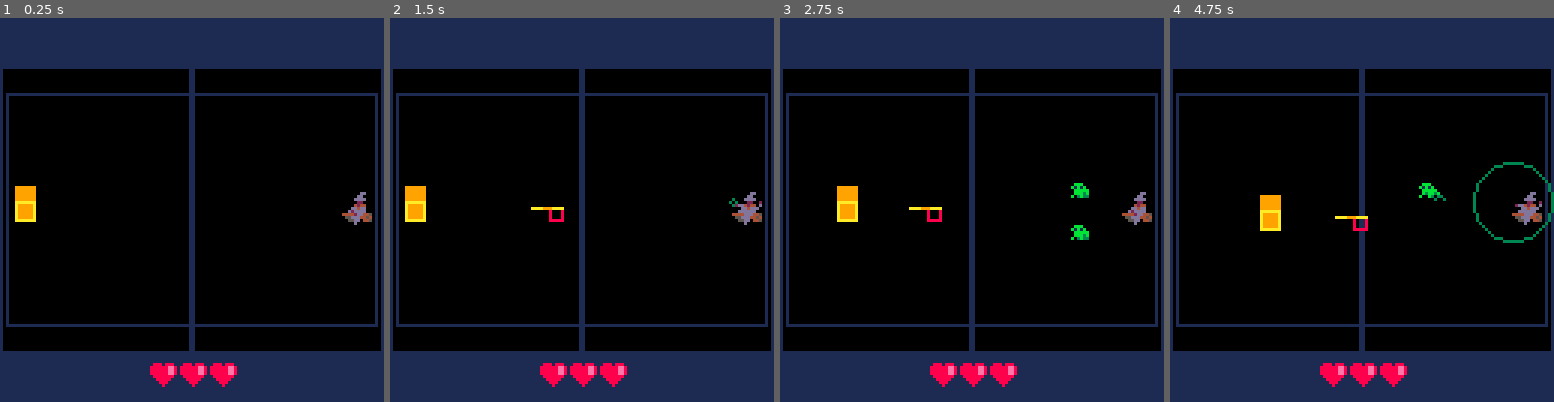
Above: before the commit, frames 1-4 (left to right).
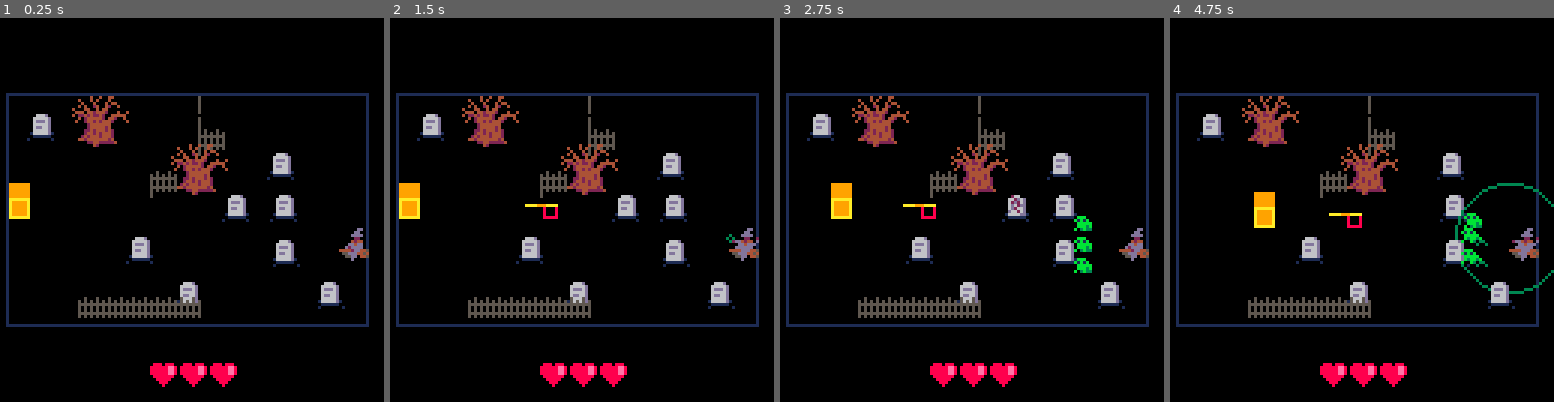
Above: after the commit, the same moments.

Repository: aylanonsense/pico-ludum-dare-40
Game: PICO-8 cartridge cart.p8
Same seed, same stepped clock (60 frames per second), same inputs: the game is played once before the commit and once after it.
Inputs:
- Up to frame 1 (0.25 s): no input
- Up to frame 2 (1.5 s): tap X (X key) at 0.33, 1.07 s; tap O (Z key) at 0.7 s
- Up to frame 3 (2.75 s): hold Right 1.6-2.1 s; tap O (Z key) at 1.7, 2.1, 2.5 s; tap X (X key) at 1.85 s; hold Up 2.15-2.42 s; hold Right from 2.47 s (still down)
- Up to frame 4 (4.75 s): tap O (Z key) every 0.4 s from 2.9 to 4.5 s; tap X (X key) at 2.97, 4.08 s; release Right at 3.03 s; hold Left 3.08-3.58 s; hold Down 3.63-3.97 s; hold Right 4.02-4.68 s; hold Up from 4.73 s (still down)

The runs differ from the first frame. In frame 1, 35% of the frame differs, in the area x 0-100%, y 0-100%; in frame 2, 36%; in frame 3, 36%; in frame 4, 37%.

Commit message:
Some shoddy level generation

Diff:
--- a/cart.p8
+++ b/cart.p8
@@ -287,12 +287,13 @@
 		end
 	},
 	tree={
-		width=11,
-		height=10,
+		width=10,
+		height=9,
 		obstacle_channel=4, -- tree
 		draw=function(self)
-			rectfill(self.x+0.5,self.y-7.5,self.x+10.5,self.y+9.5,4)
-			self:draw_outline(9)
+			-- rectfill(self.x+0.5,self.y-7.5,self.x+10.5,self.y+9.5,4)
+			-- self:draw_outline(9)
+			sspr2(0,18,19,17,self.x-4,self.y-7)
 		end
 	},
 	horizontal_fence={
@@ -346,9 +347,9 @@
 	-- clear the screen
 	cls(0)
 	-- draw guidelines
-	rect(0,0,127,127,1) -- bounding box
-	rect(2,25,125,102,1) -- bounding box
-	rect(63,0,64,127,1)
+	-- rect(0,0,127,127,1)
+	-- rect(2,25,125,102,1)
+	-- rect(63,0,64,127,1)
 	-- draw scene
 	scene[3]()
 end
@@ -378,14 +379,13 @@
 	entities={}
 	new_entities={}
 	-- create initial entities
-	player=spawn_entity("player",5,61)
+	generate_level()
 	-- spawn_entity("tombstone",70,60)
 	-- spawn_entity("tree",60,80)
 	-- spawn_entity("frog",80,80)
 	-- spawn_entity("frog",90,80)
 	-- spawn_entity("frog",90,90)
 	-- spawn_entity("frog",80,90)
-	spawn_entity("witch",114,61)
 	-- spawn_entity("horizontal_fence",30,40+28)
 	-- spawn_entity("horizontal_fence",38,40+28)
 	-- spawn_entity("horizontal_fence",46,40+28)
@@ -397,6 +397,76 @@
 	-- spawn_entity("horizontal_fence",46,40)
 	-- add new entities to the game immediately
 	add_new_entities()
+end
+
+function generate_level()
+	local tiles={}
+	local c,r
+	for c=1,16 do
+		tiles[c]={}
+	end
+	-- spawn the player
+	local player_col=1
+	local player_row=6
+	player=spawn_entity("player",8*player_col-7,7*player_row-7)
+	tiles[player_col][player_row]=player
+	-- spawn the witch
+	local witch_col=rnd_int(14,15)
+	local witch_row=rnd_int(4,8)
+	local witch=spawn_entity("witch",8*witch_col-9,7*witch_row-8)
+	tiles[witch_col][witch_row]=witch
+	tiles[witch_col-1][witch_row]=witch
+	tiles[witch_col-2][witch_row]=witch
+	tiles[witch_col-1][witch_row-1]=witch
+	tiles[witch_col-1][witch_row+1]=witch
+	-- spawn some trees
+	local num_trees=rnd_int(0,2)
+	local i
+	for i=1,num_trees do
+		local col=rnd_int(2,14)
+		local row=rnd_int(2,10)
+		local tree=spawn_entity("tree",8*col-rnd_int(4,6),7*row-rnd_int(4,6))
+		tiles[col][row]=tree
+		tiles[col+1][row]=tree
+		tiles[col][row+1]=tree
+		tiles[col+1][row+1]=tree
+	end
+	-- spawn some fences
+	local num_fences=rnd_int(1,3)
+	for i=1,num_fences do
+		generate_fence(tiles)
+	end
+	-- make a tombstone
+	local num_tombstones=rnd_int(0,20)
+	for i=1,num_tombstones do
+		local col=2*rnd_int(1,7)
+		local row=2*rnd_int(1,5)
+		if not tiles[col][row] then
+			tiles[col][row]=spawn_entity("tombstone",8*col-rnd_int(6,7),7*row-rnd_int(6,7))
+		end
+	end
+end
+
+function generate_fence(tiles)
+	local fence_col=rnd_int(3,12)
+	local fence_row=rnd_int(5,11)
+	local vx=ternary(rnd()<0.5,1,-1)
+	local horizontality=rnd()
+	local i=0
+	while fence_col==mid(1,fence_col,16) and fence_row==mid(2,fence_row,11) and (i<4 or rnd()<0.9) do
+		i+=1
+		if rnd()<horizontality then
+			fence_col+=vx
+			if tiles[fence_col] and not tiles[fence_col][fence_row] then
+				tiles[fence_col][fence_row]=spawn_entity("horizontal_fence",8*fence_col-8,7*fence_row-6)
+			end
+		else
+			fence_row-=1
+			if tiles[fence_col] and not tiles[fence_col][fence_row] then
+				tiles[fence_col][fence_row]=spawn_entity("vertical_fence",8*fence_col-ternary(vx>0,1,9),7*fence_row-6)
+			end
+		end
+	end
 end
 
 function update_game()
@@ -445,12 +515,24 @@
 end
 
 function draw_game()
+	-- draw play grid
+	camera(-2,-25)
+	color(1)
+	-- local c,r
+	-- for c=0,15 do
+	-- 	line(8*c,0,8*c,77)
+	-- end
+	-- for r=0,11 do
+	-- 	line(0,7*r,120,7*r)
+	-- end
+	rect(0,0,120,77)
 	-- draw each entity
 	foreach(entities,function(entity)
 		entity:draw()
 	end)
 	-- draw ui
-	color(1)
+	camera()
+	color(0)
 	rectfill(0,0,127,16)
 	rectfill(0,111,127,127)
 	-- draw player health
Not shown, changed: 17 lines of the sprite sheet (__gfx__) section of cart.p8
